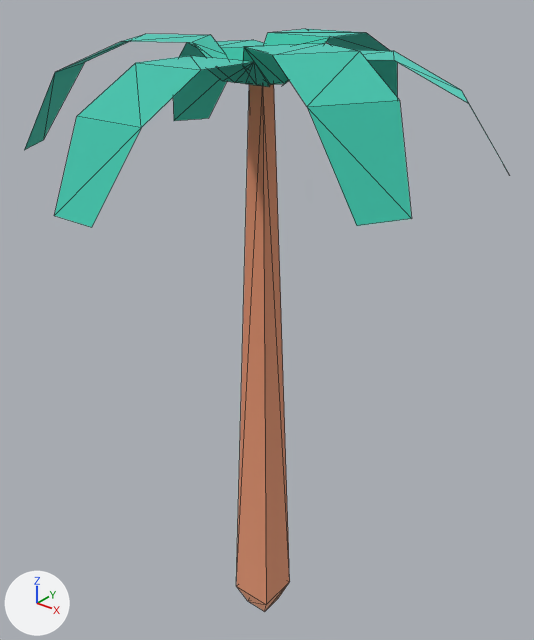
What one commit did to the glTF model apps/client/public/env/kenney-nature-kit/tree_palm.glb.
Both versions are drawn from a 50 mm lens placed at (0.99, -1.219, 1.605), pointed at (-0.025, 0.049, 0.819). Every picture has the same lights, and +X, +Y and +Z are marked at lower left. The older version comes first. Mesh edges are drawn as thin lines.

Names of what the first picture shows: 'tree_palm'.
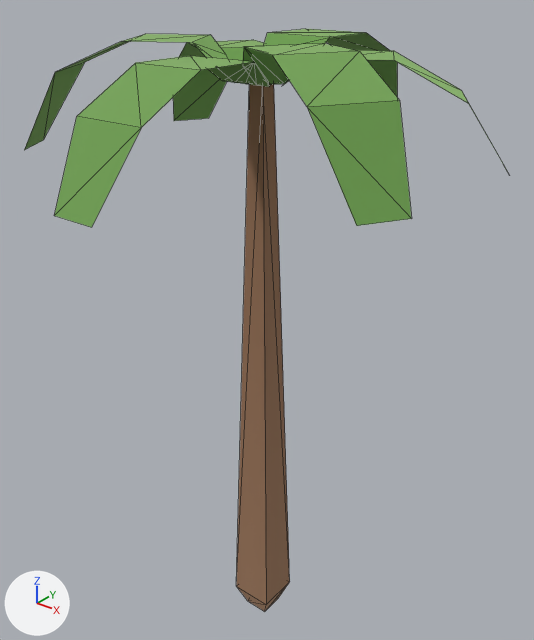
Where the newer file only moved an object's origin or applied its transform, the numbers keep the older frame.

What differs and where, as boxes (x1, y1, x2, y2) in the pictures (534 x 640 px):
'tree_palm', recoloured: (24, 29, 470, 612) in both

Diff of the bpy script that builds the scene:
```diff
--- a/apps/client/public/env/kenney-nature-kit/tree_palm.glb.py
+++ b/apps/client/public/env/kenney-nature-kit/tree_palm.glb.py
@@ mat_woodbark @@
 mat_woodbark = principled_material('woodBark')
-mat_woodbark.base_color = (0.886, 0.514, 0.341)  # beige #f2be9e
+mat_woodbark.base_color = (0.541, 0.357, 0.235)  # beige #c2a185
 mat_woodbark.metallic = 1.0
@@ mat_leafsgreen @@
 mat_leafsgreen = principled_material('leafsGreen')
-mat_leafsgreen.base_color = (0.161, 0.788, 0.671)  # cyan #70e6d6
+mat_leafsgreen.base_color = (0.373, 0.62, 0.235)  # green #a4ce85
 mat_leafsgreen.metallic = 1.0
```
